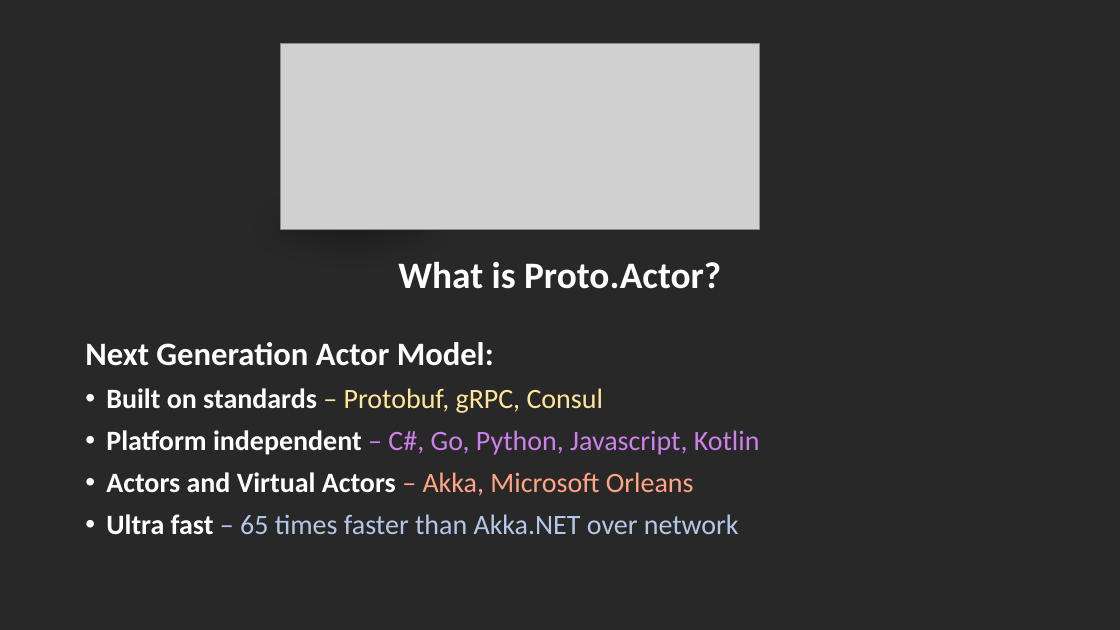
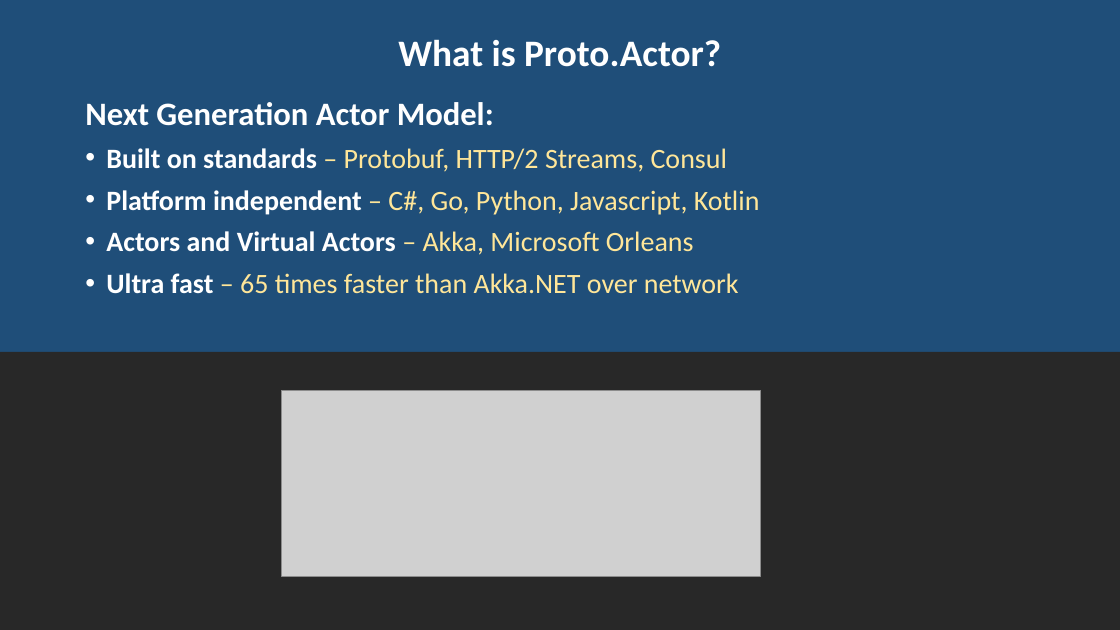
Before and after one commit to rogeralsing/Presentations, a slide deck: slide 4 of ProtoActor/QConSP/protoactor.pptx. Drawn at 1120x630 pixels with LibreOffice and Linux fonts; fonts in the diff are those of the drawing; grey boxes stand for pictures. Boxes give left, top, right and bottom in pixels: in the first picture for what was removed or moved away, otherwise in the second. Text is boxed around its words. In the diff, an @@ line names an element or a change of style, - is before the commit and + after.

```diff
--- a/ProtoActor/QConSP/protoactor.pptx
+++ b/ProtoActor/QConSP/protoactor.pptx
@@ background #282828 to #1F4E79 @@
@@ text "What is Proto.Actor?": place and size @@
-text "What is Proto.Actor?" at bbox=[398, 261, 721, 289]
+text "What is Proto.Actor?" at bbox=[398, 39, 721, 67]
@@ text "Next Generation Actor Model:": place and size @@
-text "Next Generation Actor Model:" at bbox=[85, 342, 760, 534]
+text "Next Generation Actor Model:" at bbox=[85, 102, 760, 294]
@@ text at bbox=[106, 148, 727, 172]: text changed @@
-• Built on standards – Protobuf, gRPC, Consul
+• Built on standards – Protobuf, HTTP/2 Streams, Consul
@@ ellipse removed at bbox=[210, 176, 492, 277] @@
@@ text at bbox=[106, 190, 760, 294]: text colour #CD80E9 to #FFE699 in "– C#, Go, Python, Javascript, Kotlin"; text colour #FFA484 to #FFE699 in "– Akka, Microsoft Orleans"; text colour #B4C7E7 to #FFE699 in "– 65 times faster than Akka.NET over ..." @@
@@ rectangle added at bbox=[0, 352, 1120, 630], fill #282828 @@
@@ picture: place and size @@
-picture at bbox=[280, 43, 759, 229]
+picture at bbox=[281, 390, 760, 576]
```
Also in this commit, not shown: 6 other slides changed, 4 slides added, 12 slides removed.
